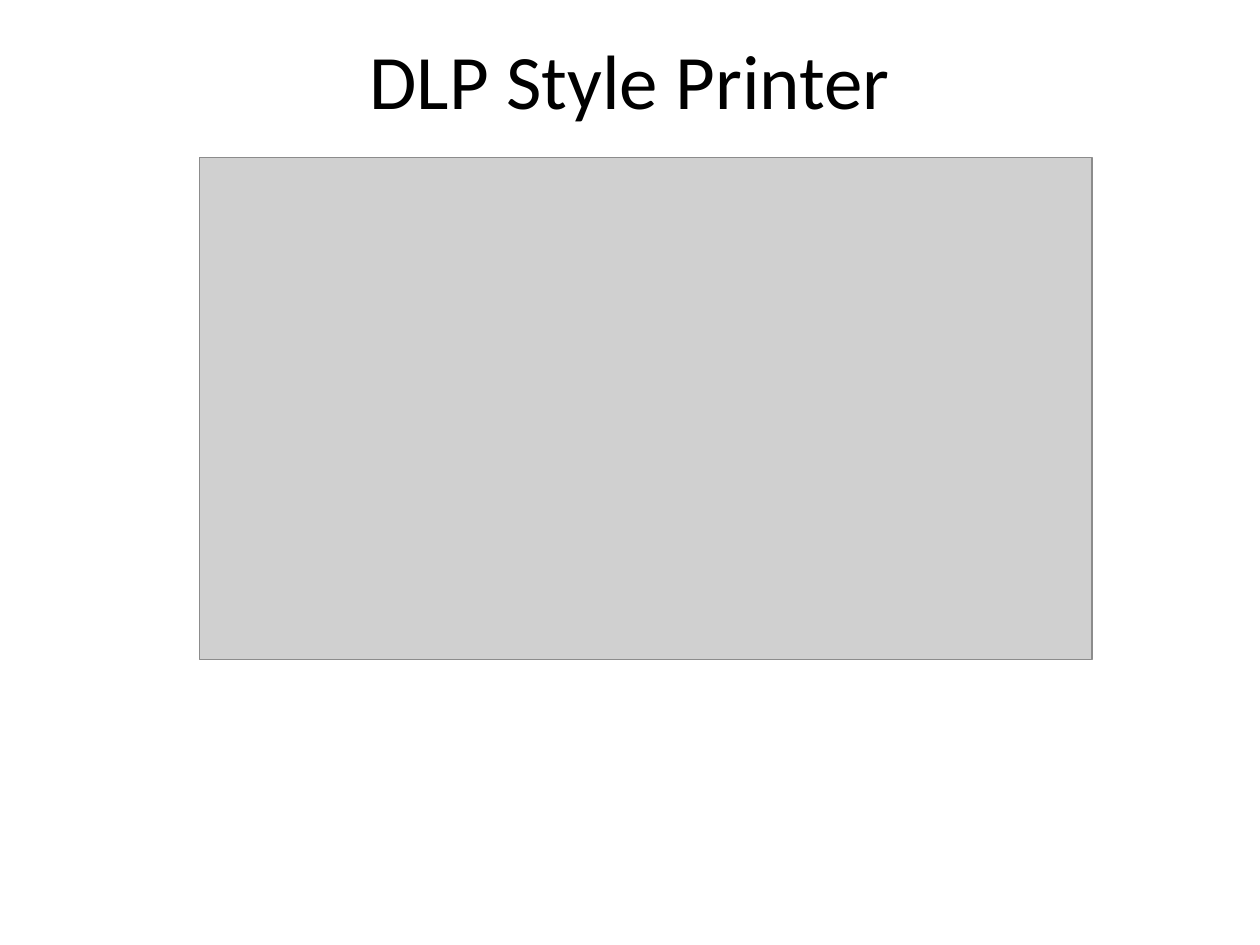
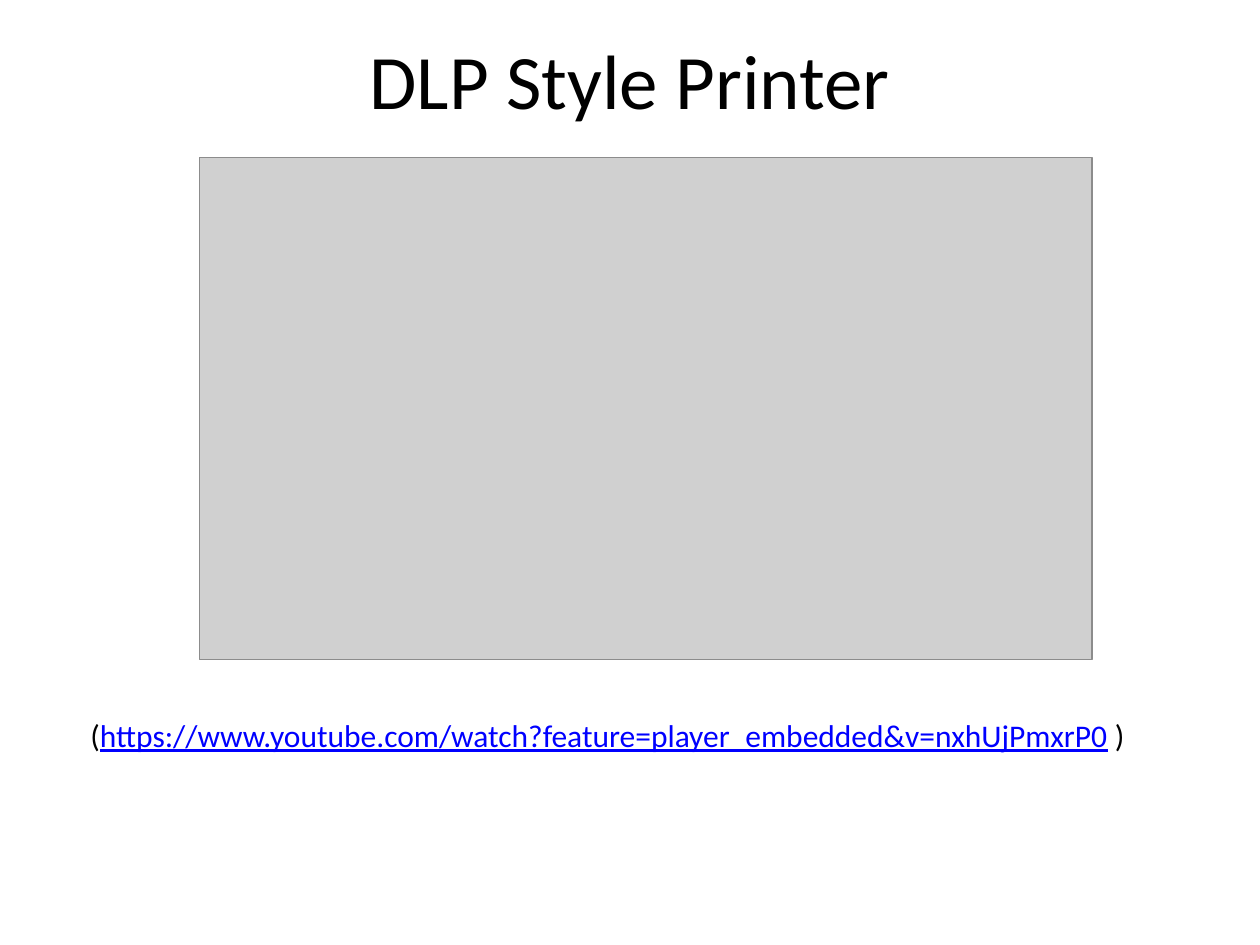
Before and after one commit to dykebert/GDI_3D_Printing_Intro, a slide deck: slide 12 of Introduction to 3D Printing.pptx (slide 13 before the commit). Drawn at 1260x945 pixels with LibreOffice and Linux fonts; fonts in the diff are those of the drawing; grey boxes stand for pictures. Boxes give left, top, right and bottom in pixels: in the first picture for what was removed or moved away, otherwise in the second. Text is boxed around its words. In the diff, an @@ line names an element or a change of style, - is before the commit and + after.

Commit message:
Final slides with .pdf version

```diff
--- a/Introduction to 3D Printing.pptx
+++ b/Introduction to 3D Printing.pptx
@@ text added at [90,724,1107,753], 18 pt, text #0000FF, underline @@
+(https://www.youtube.com/watch?feature=player_embedded&v=nxhUjPmxrP0 )
```
Also in this commit, not shown: 1 other slide changed, 1 slide added, 1 slide removed, 2 other files.
